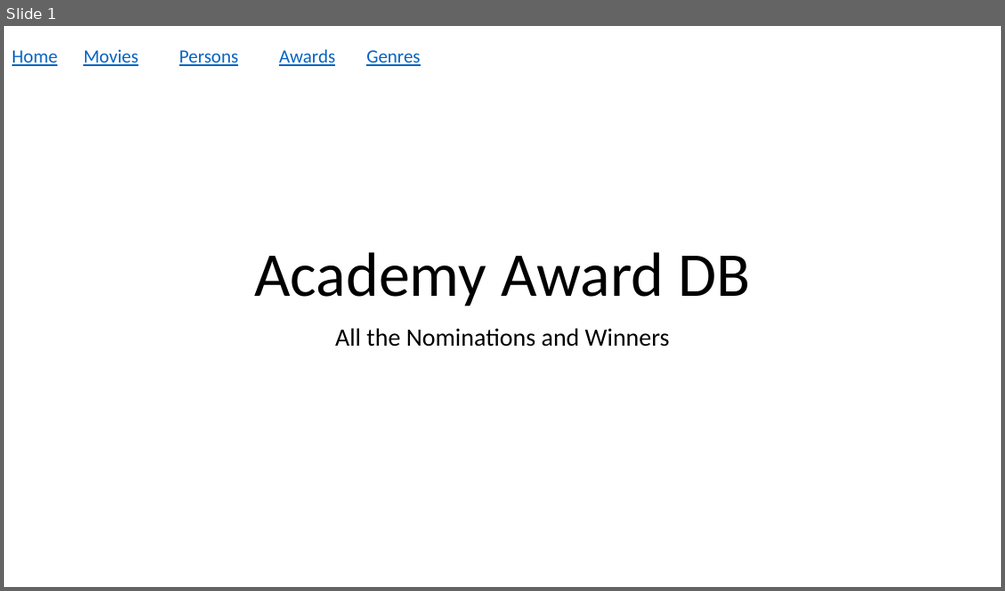
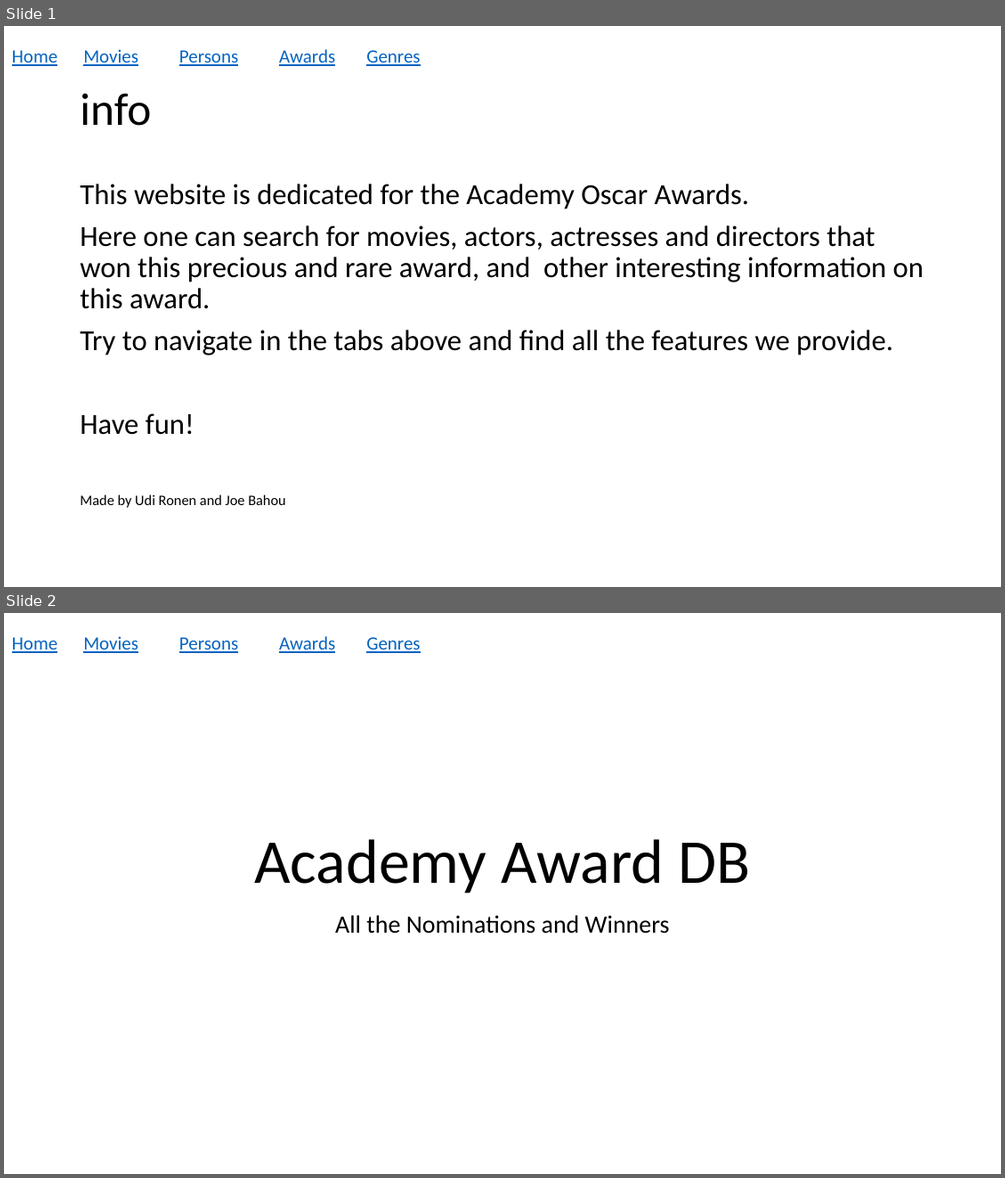
Before and after one commit to Joebahou/AcademyAwardsDB, a slide deck: Academy Award DB web skach.pptx. Shown one above the other, each under a label of ours: slide 1 before the commit, slides 1 and 2 after it. The pictures are 1005x591 and 1005x1178 pixels, drawn with LibreOffice and Linux fonts; fonts in the diff are those of the drawing. Boxes give left, top, right and bottom in pixels: in the first picture for what was removed or moved away, otherwise in the second. Text is boxed around its words. In the diff, an @@ line names an element or a change of style, - is before the commit and + after.

```diff
--- a/Academy Award DB web skach.pptx
+++ b/Academy Award DB web skach.pptx
@@ slide 1 added at [4,26,1001,587], background #FFFFFF @@
@@ group added at [12,49,420,66]: 5 texts @@
+Home
+Movies
+Persons
+Awards
+Genres
@@ title added at [80,93,151,126], 44 pt, text #000000 @@
+info
@@ text added at [80,184,923,507], 28 pt, text #000000 @@
+This website is dedicated for the Academy Oscar Awards.
+Here one can search for movies, actors, actresses and directors that won this precious and rare award, and other interesting information on this award.
+Try to navigate in the tabs above and find all the features we provide.
+Have fun!
+Made by Udi Ronen and Joe Bahou
@@ what was slide 1 is now slide 2 @@
```
Also in this commit, not shown: 1 slide removed.
